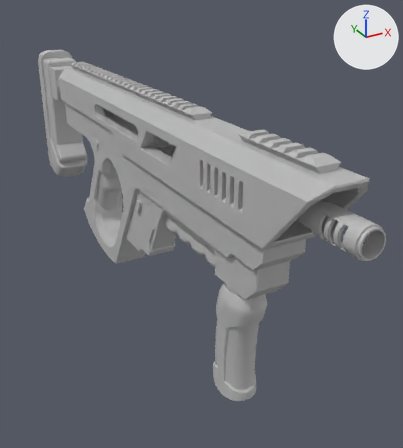
The FBX model Maya Project Files/Weapons/Exports/SMG/SMG_Main.fbx as it was, and as the next commit left it.
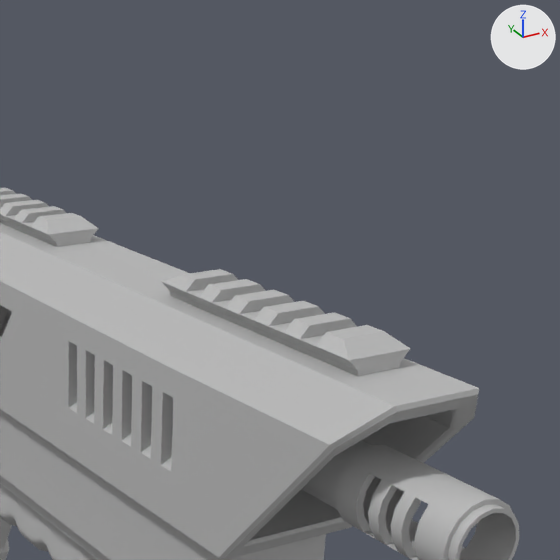
Each version appears first whole from a 50 mm camera at (-0.1672, -0.5064, 0.1835) aimed at (0.0358, -0.1373, -0.0011), and next in a close-up on the part from 43% to 100% of the width and 4% to 56% of the height. Arrows for +X, +Y and +Z are at upper right; the lights stay in place. Where no turn or scale is listed for an object, it has been applied to the vertices. Vertices at the same position are counted once.

The older version as bpy lines, for what is in view:
```python
me_mesh = bpy.data.meshes.new('Mesh')
me_mesh.from_pydata(...)  # 3293 vertices, 3253 faces; spans x -0.018..0.018, y -0.251..0.251, z -0.091..0.091
me_mesh.materials.append(mat_lambert13)  # grey #bcbcbc
ob_export = bpy.data.objects.new('Export', me_mesh)
ob_export.location = (0.0, -0.1031, 0.0198)
```
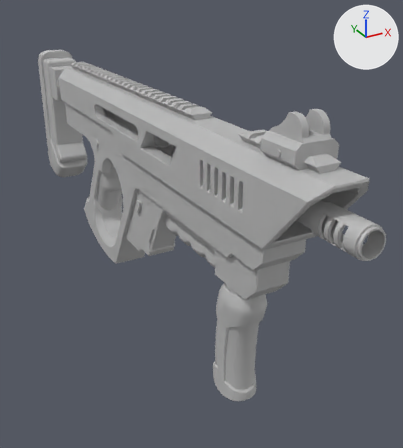
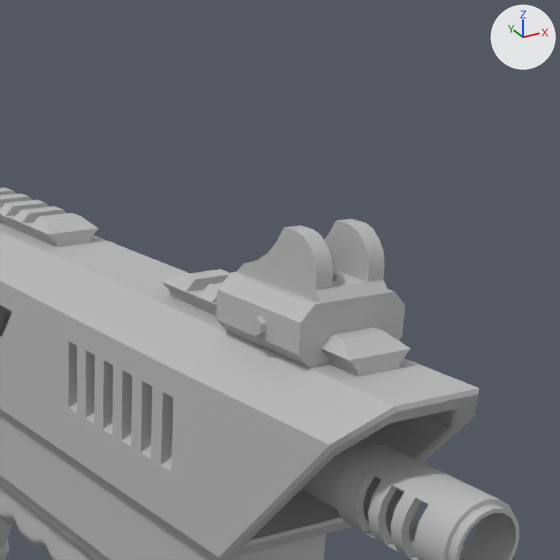
Where the newer file only moved an object's origin or applied its transform, the numbers keep the older frame.

Boxes [x1, y1, x2, y2] around the edits, measured in the close-ups (560 x 560 px):
part 1 of me_mesh, added: after [216, 219, 405, 368]
part 2 of me_mesh, added: after [332, 265, 345, 282]
part 3 of me_mesh, added: after [250, 316, 266, 336]

Diff of the bpy script that builds the scene:
```diff
--- a/Maya Project Files/Weapons/Exports/SMG/SMG_Main.fbx.py
+++ b/Maya Project Files/Weapons/Exports/SMG/SMG_Main.fbx.py
@@ me_mesh @@
 # used by ob_export; location = (0.0, -0.1031, 0.0198)
-me_mesh.from_pydata(...)  # 3293 vertices, 3253 faces; spans x -0.018..0.018, y -0.251..0.251, z -0.091..0.091
+me_mesh.from_pydata(...)  # 3451 vertices, 3422 faces; spans x -0.018..0.018, y -0.251..0.251, z -0.091..0.107
+# me_mesh part 1: a new loose piece of 76 vertices spanning x -0.013..0.013, y -0.21..-0.183, z 0.083..0.107, in mat_lambert13 (grey #bcbcbc)
+# me_mesh part 2: a new loose piece of 56 vertices spanning x -0.003..0.003, y -0.206..-0.195, z 0.097..0.105, in mat_lambert13 (grey #bcbcbc)
+# me_mesh part 3: a new loose piece of 13 vertices spanning x -0.014..-0.013, y -0.2..-0.197, z 0.087..0.091, in mat_lambert13 (grey #bcbcbc)
 me_mesh.materials.append(mat_lambert13)
```
